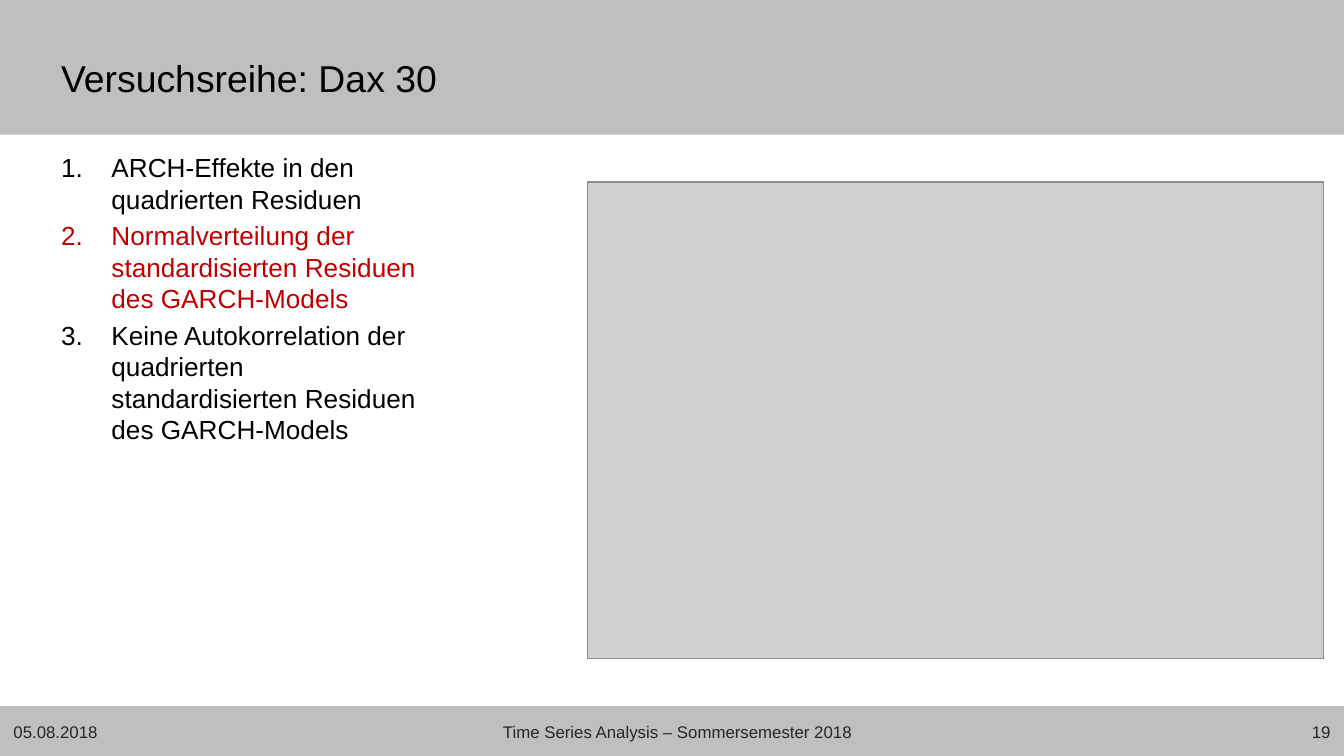
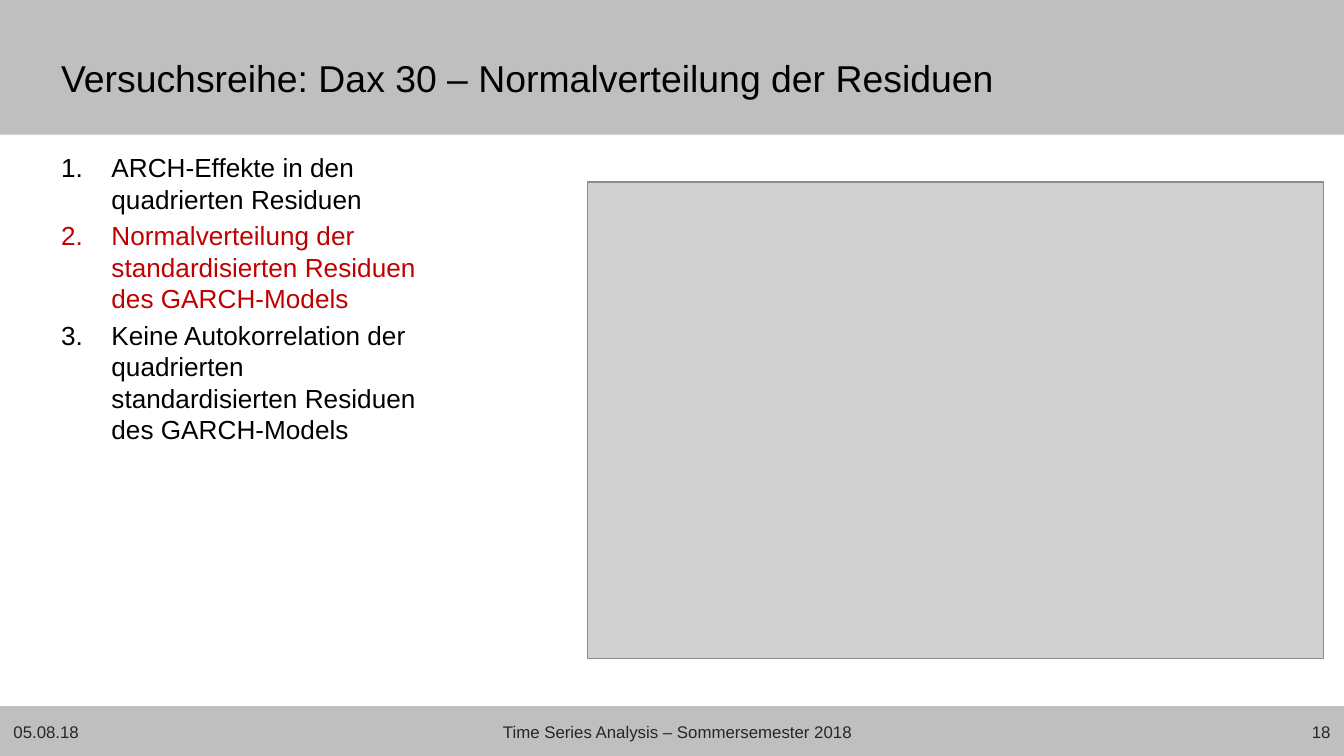
Before and after one commit to Janis90/time-series-anaysis, a slide deck: slide 18 of presentation/tsa_presentation_final.pptx (slide 19 before the commit). Drawn at 1344x756 pixels with LibreOffice and Linux fonts; fonts in the diff are those of the drawing; grey boxes stand for pictures; background and template pictures are left out. Boxes give left, top, right and bottom in pixels: in the first picture for what was removed or moved away, otherwise in the second. Text is boxed around its words. In the diff, an @@ line names an element or a change of style, - is before the commit and + after.

```diff
--- a/presentation/tsa_presentation_final.pptx
+++ b/presentation/tsa_presentation_final.pptx
@@ title at [61, 65, 994, 99]: text changed @@
-Versuchsreihe: Dax 30
+Versuchsreihe: Dax 30 – Normalverteilung der Residuen
@@ text at [13, 726, 78, 738]: text changed @@
-05.08.2018
+05.08.18
@@ page number at [1312, 726, 1331, 738]: text changed @@
-19
+18
```
Also in this commit, not shown: 21 other slides changed, 1 slide removed, 1 other file.
